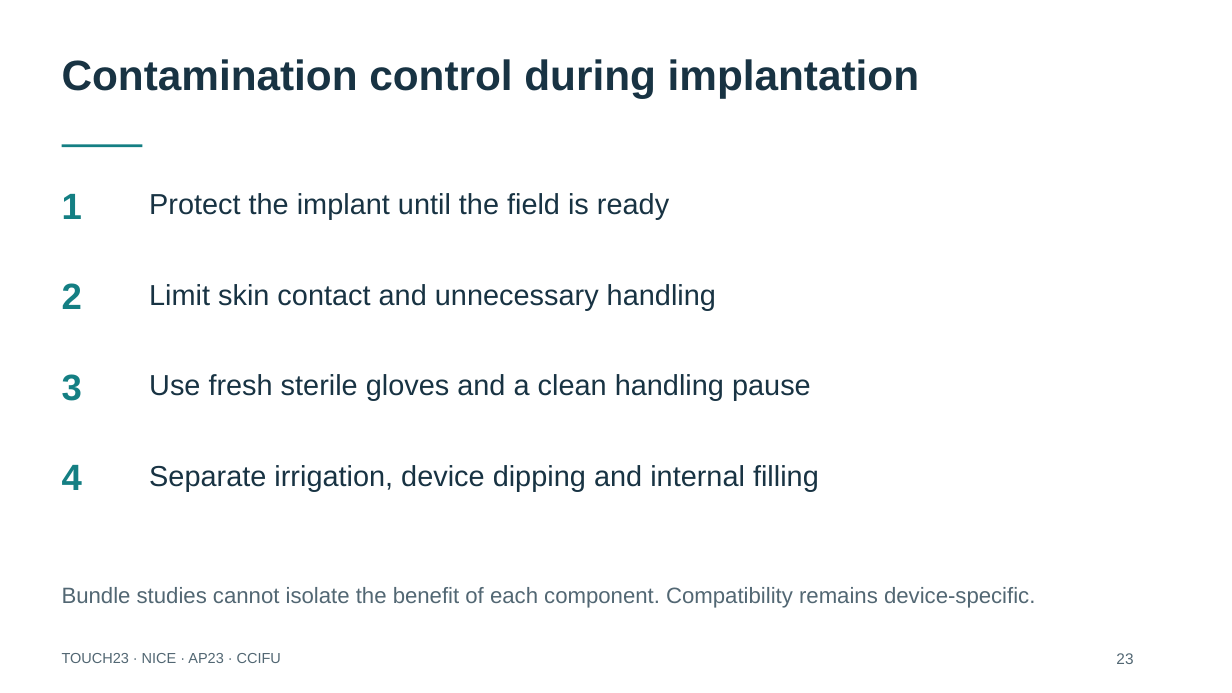
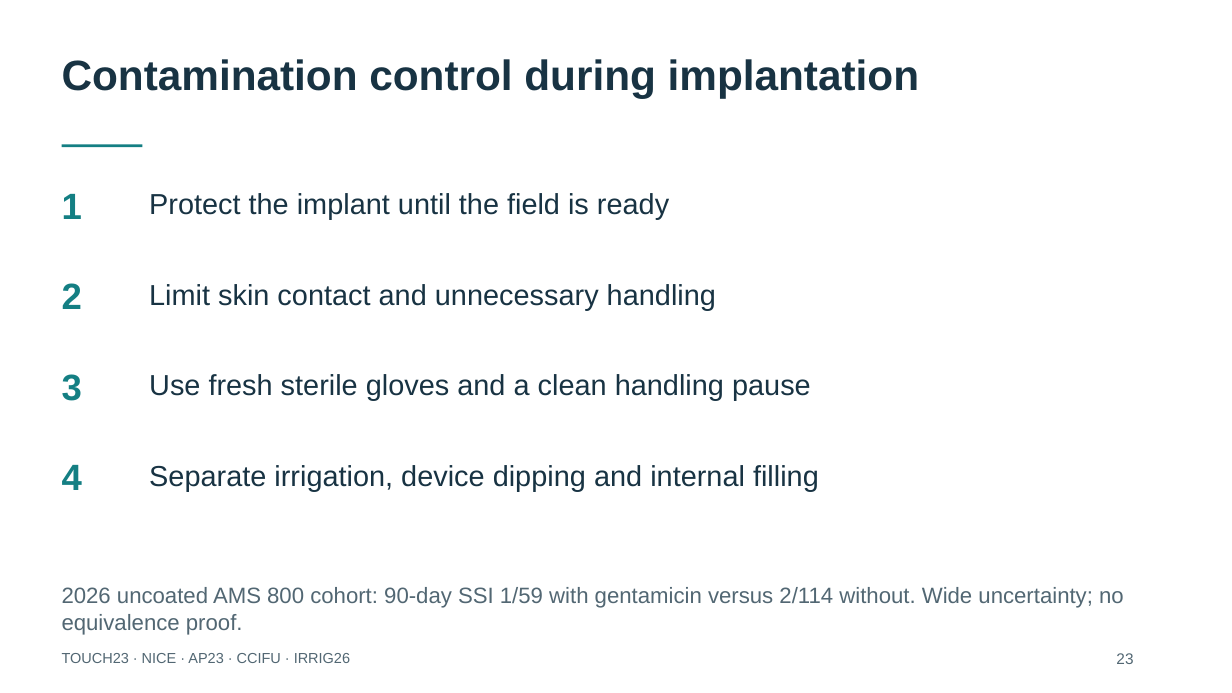
Before and after one commit to nityjr-ctrl/aus-presentation, a slide deck: slide 24 of presentation/AUS-teaching-deck.pptx. Drawn at 1232x693 pixels with LibreOffice and Linux fonts; fonts in the diff are those of the drawing. Boxes give left, top, right and bottom in pixels: in the first picture for what was removed or moved away, otherwise in the second. Text is boxed around its words. In the diff, an @@ line names an element or a change of style, - is before the commit and + after.

```diff
--- a/presentation/AUS-teaching-deck.pptx
+++ b/presentation/AUS-teaching-deck.pptx
@@ text at bbox=[62, 587, 1124, 635]: text changed @@
-Bundle studies cannot isolate the benefit of each component. Compatibility remains device-specific.
+2026 uncoated AMS 800 cohort: 90-day SSI 1/59 with gentamicin versus 2/114 without. Wide uncertainty; no equivalence proof.
@@ text at bbox=[62, 653, 350, 663]: text changed @@
-TOUCH23 · NICE · AP23 · CCIFU
+TOUCH23 · NICE · AP23 · CCIFU · IRRIG26
```
Also in this commit, not shown: 27 other slides changed, 3 slides added, 12 other files.
